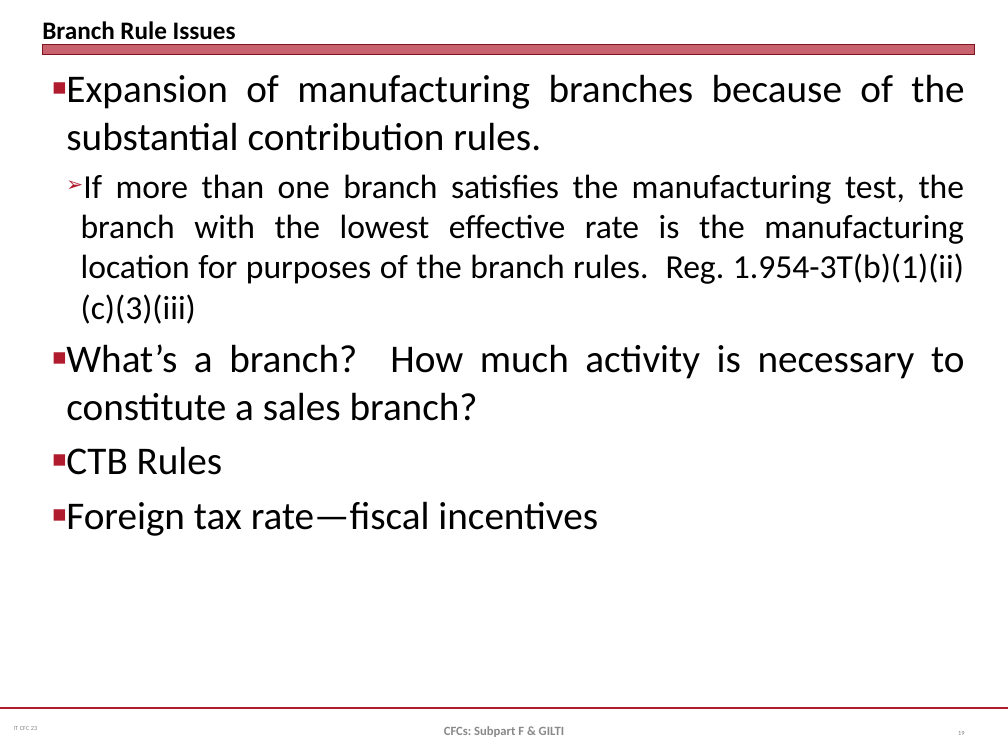
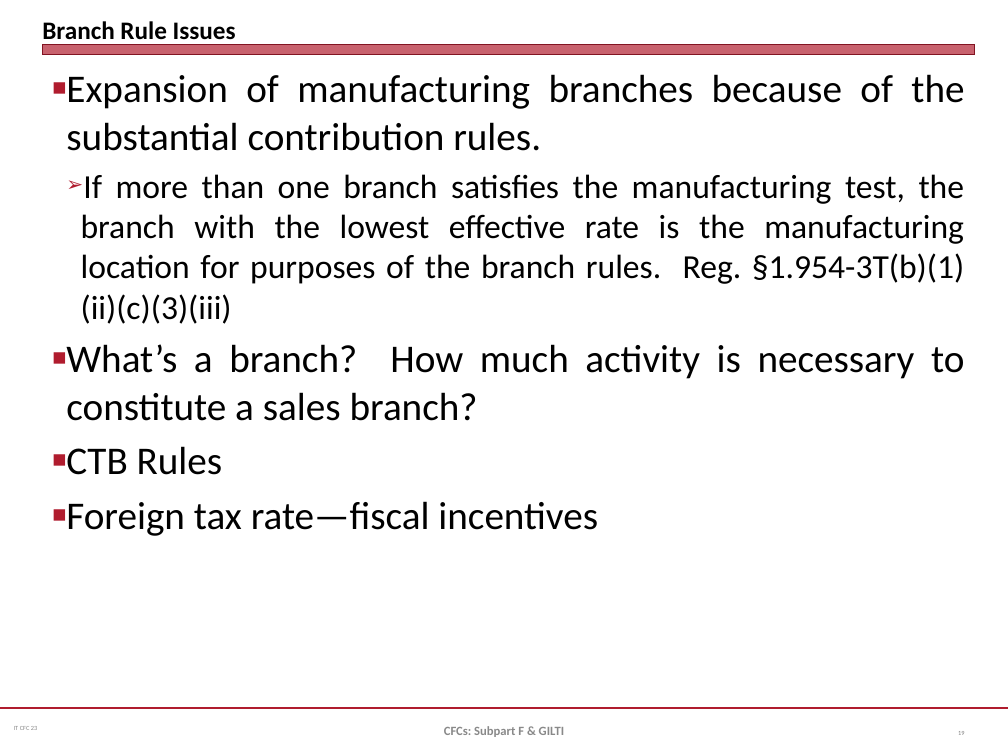
Before and after one commit to jmc877/International-Tax, a slide deck: slide 19 of slides/IT_CFC_23.pptx. Drawn at 1008x756 pixels with LibreOffice and Linux fonts; fonts in the diff are those of the drawing. Boxes give left, top, right and bottom in pixels: in the first picture for what was removed or moved away, otherwise in the second. Text is boxed around its words. In the diff, an @@ line names an element or a change of style, - is before the commit and + after.

```diff
--- a/slides/IT_CFC_23.pptx
+++ b/slides/IT_CFC_23.pptx
@@ text at [81,174,965,324]: text changed @@
-  ➢ If more than one branch satisfies the manufacturing test, the branch with the lowest effective rate is the manufacturing location for purposes of the branch rules. Reg. 1.954-3T(b)(1)(ii)(c)(3)(iii)
+  ➢ If more than one branch satisfies the manufacturing test, the branch with the lowest effective rate is the manufacturing location for purposes of the branch rules. Reg. §1.954-3T(b)(1)(ii)(c)(3)(iii)
```
Also in this commit, not shown: 13 other slides changed, 4 other files.
